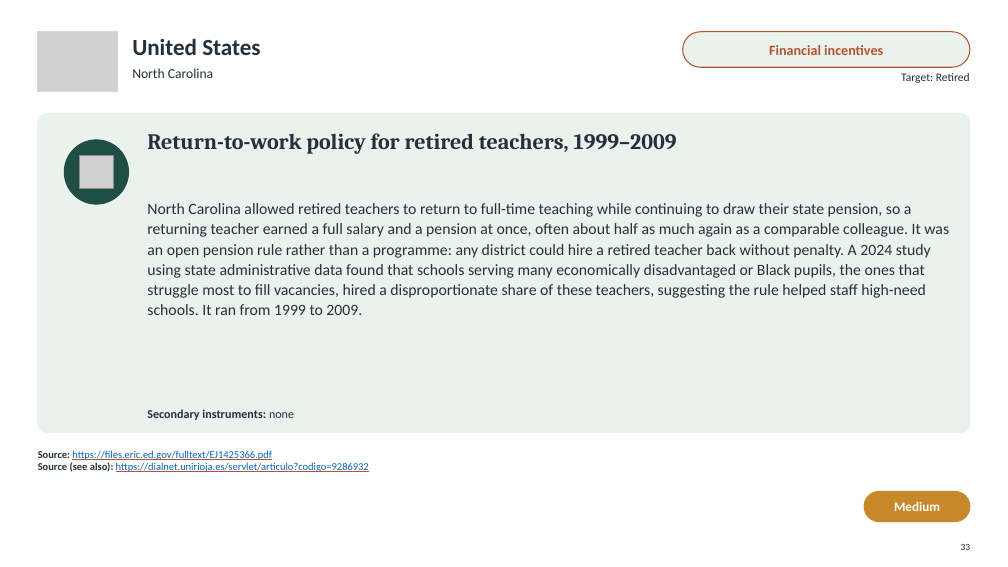
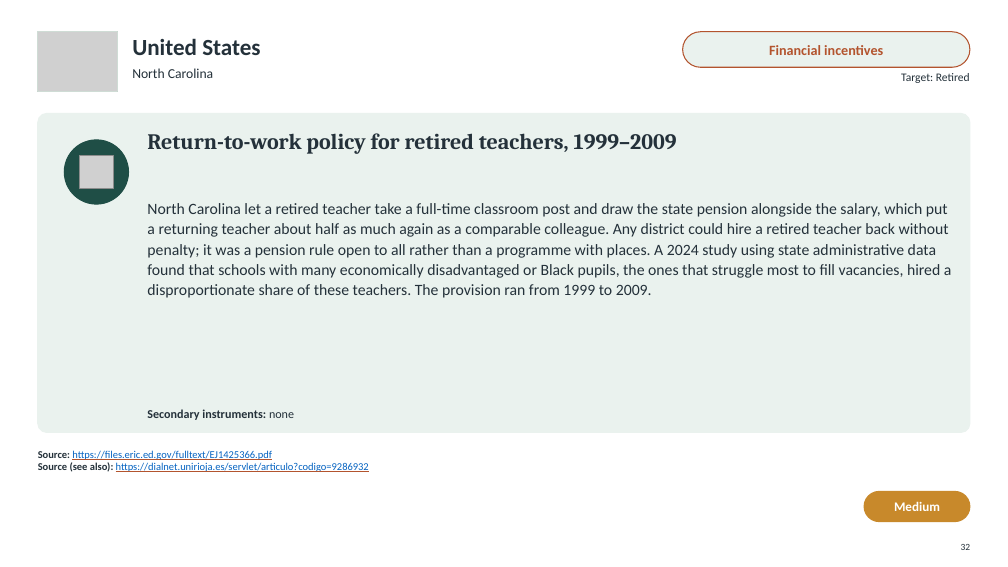
Before and after one commit to jedr1-ship-it/Alternative-Pathways----Quant, a slide deck: slide 32 of policies/Re-attracting_Former_Teachers.pptx (slide 33 before the commit). Drawn at 1008x567 pixels with LibreOffice and Linux fonts; fonts in the diff are those of the drawing; grey boxes stand for pictures. Boxes give left, top, right and bottom in pixels: in the first picture for what was removed or moved away, otherwise in the second. Text is boxed around its words. In the diff, an @@ line names an element or a change of style, - is before the commit and + after.

```diff
--- a/policies/Re-attracting_Former_Teachers.pptx
+++ b/policies/Re-attracting_Former_Teachers.pptx
@@ text at <box>147,203,952,298</box>: text changed @@
-North Carolina allowed retired teachers to return to full-time teaching while continuing to draw their state pension, so a returning teacher earned a full salary and a pension at once, often about half as much again as a comparable colleague. It was an open pension rule rather than a programme: any district could hire a retired teacher back without penalty. A 2024 study using state administrative data found that schools serving many economically disadvantaged or Black pupils, the ones that struggle most to fill vacancies, hired a disproportionate share of these teachers, suggesting the rule helped staff high-need schools. It ran from 1999 to 2009.
+North Carolina let a retired teacher take a full-time classroom post and draw the state pension alongside the salary, which put a returning teacher about half as much again as a comparable colleague. Any district could hire a retired teacher back without penalty; it was a pension rule open to all rather than a programme with places. A 2024 study using state administrative data found that schools with many economically disadvantaged or Black pupils, the ones that struggle most to fill vacancies, hired a disproportionate share of these teachers. The provision ran from 1999 to 2009.
```
Also in this commit, not shown: 34 other slides changed, 1 slide removed, 4 other files.
